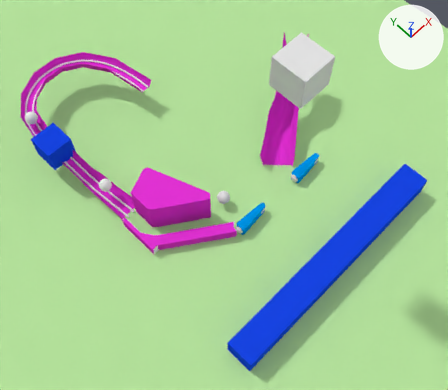
Before and after pictures for a commit that changed the Blender file wire_forms_clean.blend.
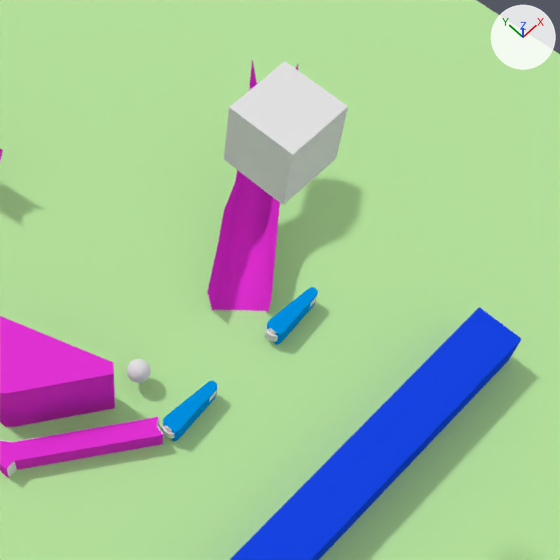
There are two pictures of each version: one whole from a 50 mm camera at (0.74, -7.08, 11.81) aimed at (4.59, -3.28, 1.41), one close up on the part from 33% to 100% of the width and 0% to 76% of the height. Lighting does not change. The marker at upper right points along +X, +Y and +Z.

The first close-up shows 'BALL_1', 'Cube', 'FLIPPER_000', 'FLIPPER_001', 'P_left_inlane', 'P_ramp2', 'Plane', 'SWITCH_001', 'flipper visual 001'.
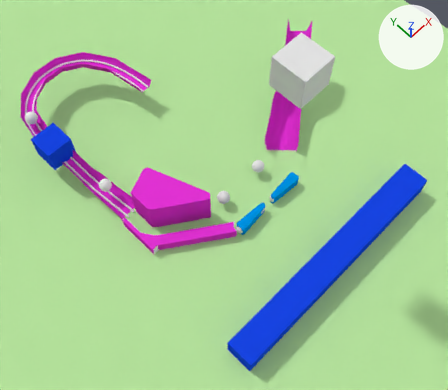
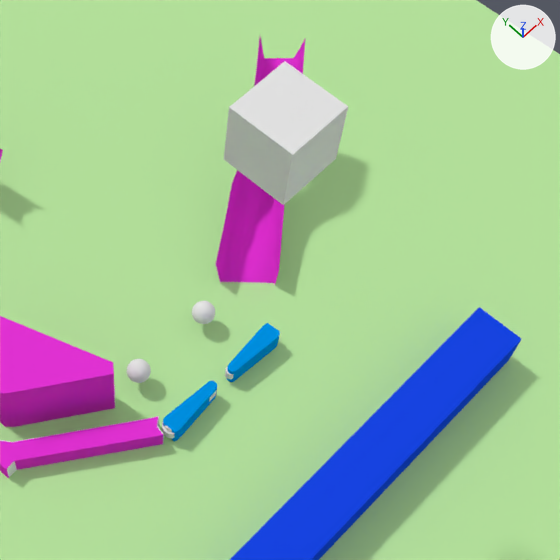
Commit message: Get two flippers working.

Edits to the bpy script that builds the scene:
```text
Change me_collision_001:
    where me_collision_001.from_pydata(...)  # 24 vertices, 44 faces; spans x -0.053..0.709, y -0.108..0.109, z -0.128..0.132
    used by ob_flipper_001; location = (6.46, -3.6, 0.14)
    me_collision_001 part 1: the whole mesh is turned 180 degrees about the z axis through its middle, then moved by (-0.602, 0.0, 0.0)
Change me_0__flipper_t1_limpio_m_001:
    where me_0__flipper_t1_limpio_m_001.from_pydata(...)  # 232 vertices, 228 faces; spans x -0.092..0.708, y -0.103..0.112, z -0.13..0.124
    used by ob_flipper_visual_001; parent = ob_flipper_001; location = (6.457, -3.6, 0.139)
    me_0__flipper_t1_limpio_m_001 part 2: the whole mesh is turned 180 degrees about the z axis through its middle, then moved by (-0.585, 0.0, 0.0)
Change ob_ball_1:
    ob_ball_1.location: (4.98, -2.88, 0.25) -> (6.03, -2.88, 0.25)
Change ob_p_ramp2:
    ob_p_ramp2.location: (8.39, -0.55, 0.0) -> (8.73, -0.36, 0.0)
Change ob_visual_ramp2:
    ob_visual_ramp2.location: (8.39, -0.55, -0.01) -> (8.73, -0.36, -0.01)
Change ob_flipper_001:
    ob_flipper_001.location: (6.46, -3.6, 0.14) -> (6.34, -3.6, 0.14)
```

Location of each change, [x1, y1, x2, y2] in pixels of the close-ups (560 x 560 px):
'P_ramp2', moved: before [208, 60, 298, 314]; after [216, 37, 305, 284]
'FLIPPER_001', mesh turned, moved: before [265, 287, 318, 345]; after [226, 323, 280, 382]
'BALL_1', moved: before [127, 359, 151, 383]; after [192, 301, 215, 324]
'flipper visual 001', mesh turned, moved: before [265, 298, 316, 342]; after [225, 366, 234, 379]
